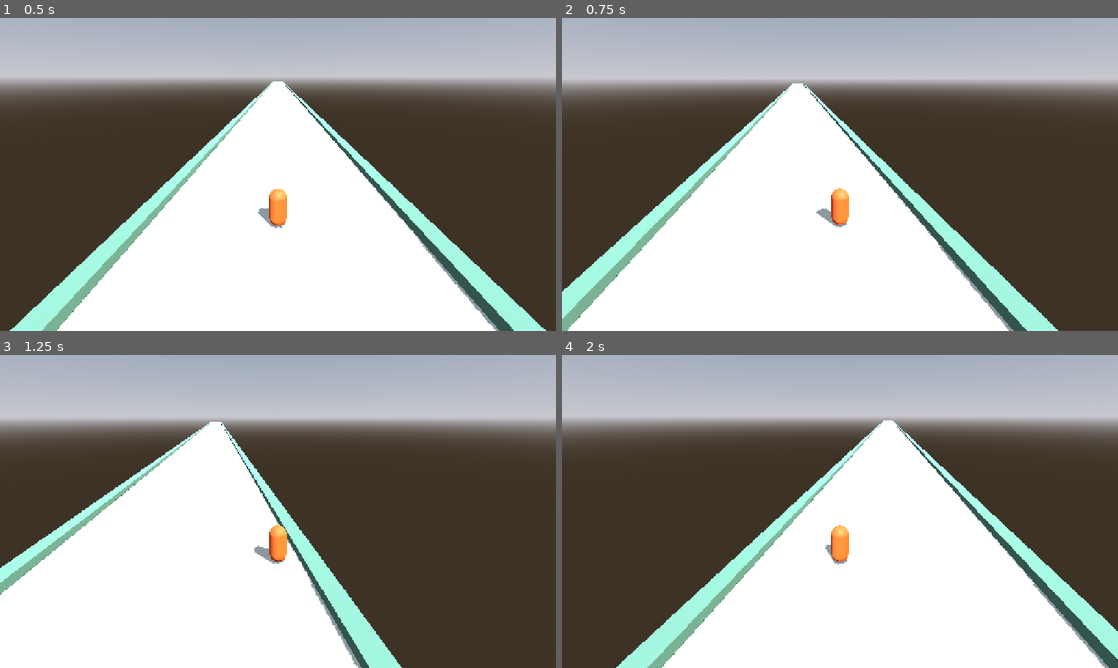
Above: before the commit, frames 1-4 (two rows, left to right).
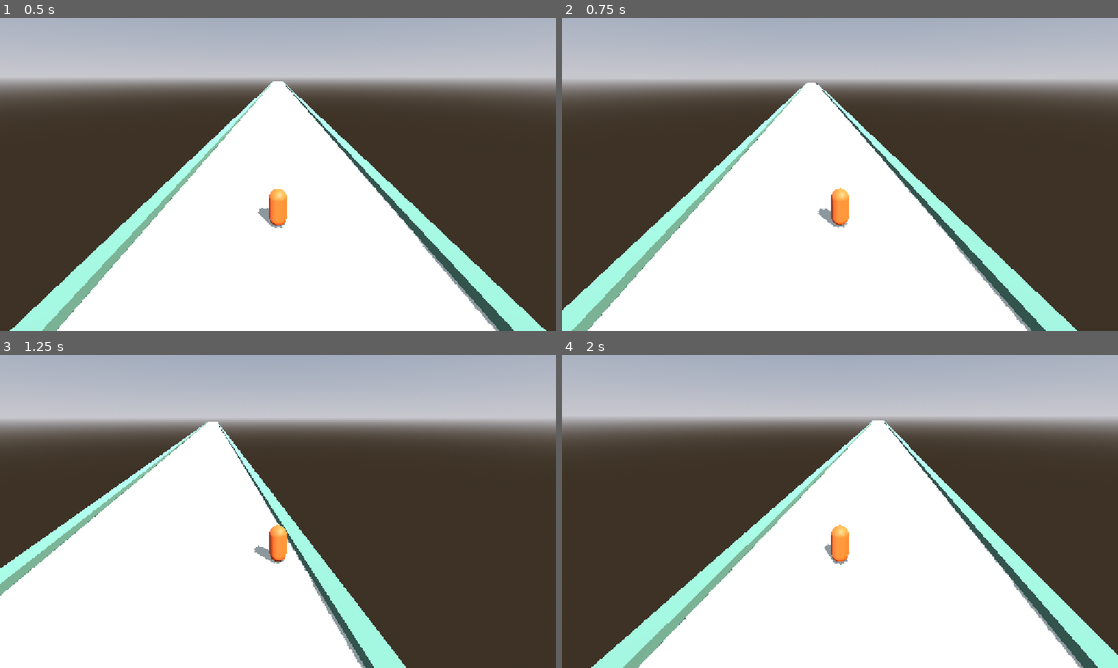
Above: after the commit, the same moments.

Repository: 3runorocha/COMP381-Projeto
Game: Godot game, scene res://scenes/Main.tscn
The game is run twice, just before and just after one commit, with the same random seed, the same clock (stepped at 60 frames per second) and the same inputs.
Inputs (mouse positions are in pixels of both pictures, inside the frame that each line leads up to):
- Up to frame 1 (0.5 s): no input
- Up to frame 2 (0.75 s): move the mouse to (962, 158) at 0.52 s; hold Right (mover_direita) from 0.53 s (still down); click (962, 158) at 0.67 s
- Up to frame 3 (1.25 s): keep holding Right (mover_direita)
- Up to frame 4 (2 s): move the mouse to (728, 527) at 1.27 s; release Right (mover_direita) at 1.28 s; hold Left (mover_esquerda) from 1.28 s (still down); click (728, 527) at 1.42 s

Frame 1 is identical in both runs. In frame 2, 11% of the frame differs, in the area x 0-93%, y 20-100%; in frame 3, 1.4%; in frame 4, 11%, in the area x 5-100%, y 20-100%.

Commit message:
Controle exclusivo: teclado OU mouse, nunca os dois
Com as duas fontes ativas ao mesmo tempo, qualquer esbarrao no mouse
disputava o alvo lateral com o teclado e o controle ficava imprevisivel.

Adiciona o enum Modo e definir_modo(). No modo mouse o cursor e capturado,
porque com cursor livre o evento de movimento relativo para de chegar ao
encostar na borda da tela e o controle morre sem aviso. Esc devolve o
cursor e clicar recaptura.

A escolha pelo jogador entra no menu do D5; por ora o modo e um @export.

Verificado headless nos dois sentidos: cada fonte funciona no seu modo e
e ignorada no outro.

Co-Authored-By: Claude Opus 5 <noreply@anthropic.com>

Diff:
--- a/scripts/player_controller.gd
+++ b/scripts/player_controller.gd
@@ -2,10 +2,21 @@
 ## Lider do cordao.
 ##
 ## Avanca sozinho no eixo -Z. O jogador so controla o deslocamento lateral,
-## por teclado (setas ou A/D) e por mouse. O corpo fica sozinho na collision
-## layer 1: e ele, e so ele, que dispara os portoes. Se o cordao inteiro
-## tivesse corpo, o grupo atravessaria os dois portoes do par ao mesmo tempo.
+## e escolhe UMA fonte de controle: teclado ou mouse, nunca as duas ao mesmo
+## tempo. Com as duas ativas, um esbarrao no mouse disputa o alvo lateral
+## com o teclado e o controle fica imprevisivel.
+##
+## O corpo fica sozinho na collision layer 1: e ele, e so ele, que dispara
+## os portoes. Se o cordao inteiro tivesse corpo, o grupo atravessaria os
+## dois portoes do par ao mesmo tempo.
 
+enum Modo {
+    TECLADO, ## Setas ou A/D. Cursor livre.
+    MOUSE,   ## Movimento horizontal do mouse. Cursor capturado, Esc solta.
+}
+
+## Fonte de controle ativa. O menu do D5 define isto via definir_modo().
+@export var modo: Modo = Modo.TECLADO
 ## Velocidade constante de avanco, em unidades por segundo.
 @export var velocidade_frente: float = 12.0
 ## Velocidade maxima do deslocamento lateral.
@@ -23,17 +34,38 @@
 
 func _ready() -> void:
     _alvo_x = global_position.x
+    _aplicar_modo()
+
+
+## Troca a fonte de controle em tempo de execucao.
+func definir_modo(novo: Modo) -> void:
+    modo = novo
+    _aplicar_modo()
 
 
 func _unhandled_input(evento: InputEvent) -> void:
+    # Esc devolve o cursor, senao nao se sai do jogo no modo mouse.
+    if evento.is_action_pressed(&"ui_cancel"):
+        Input.mouse_mode = Input.MOUSE_MODE_VISIBLE
+        return
+
+    if modo != Modo.MOUSE:
+        return
+
+    # Clicar recaptura o cursor depois de um Esc.
+    if evento is InputEventMouseButton and evento.pressed:
+        Input.mouse_mode = Input.MOUSE_MODE_CAPTURED
+        return
+
     if evento is InputEventMouseMotion:
         _mover_alvo(evento.relative.x * sensibilidade_mouse)
 
 
 func _physics_process(delta: float) -> void:
-    var eixo := Input.get_axis("mover_esquerda", "mover_direita")
-    if not is_zero_approx(eixo):
-        _mover_alvo(eixo * velocidade_lateral * delta)
+    if modo == Modo.TECLADO:
+        var eixo := Input.get_axis(&"mover_esquerda", &"mover_direita")
+        if not is_zero_approx(eixo):
+            _mover_alvo(eixo * velocidade_lateral * delta)
 
     # Controle proporcional: a velocidade lateral e proporcional a distancia
     # que falta para o alvo. Da desaceleracao natural na chegada, sem if.
@@ -48,3 +80,12 @@
 ## Desloca o alvo lateral e mantem dentro da pista.
 func _mover_alvo(quanto: float) -> void:
     _alvo_x = clampf(_alvo_x + quanto, -meia_largura_pista, meia_largura_pista)
+
+
+## No modo mouse o cursor precisa ser capturado: com o cursor livre, ao
+## encostar na borda da tela o evento de movimento relativo para de chegar
+## e o controle morre sem aviso.
+func _aplicar_modo() -> void:
+    if DisplayServer.get_name() == "headless":
+        return
+    Input.mouse_mode = Input.MOUSE_MODE_CAPTURED if modo == Modo.MOUSE else Input.MOUSE_MODE_VISIBLE
Not shown, changed: SPRINT.md
